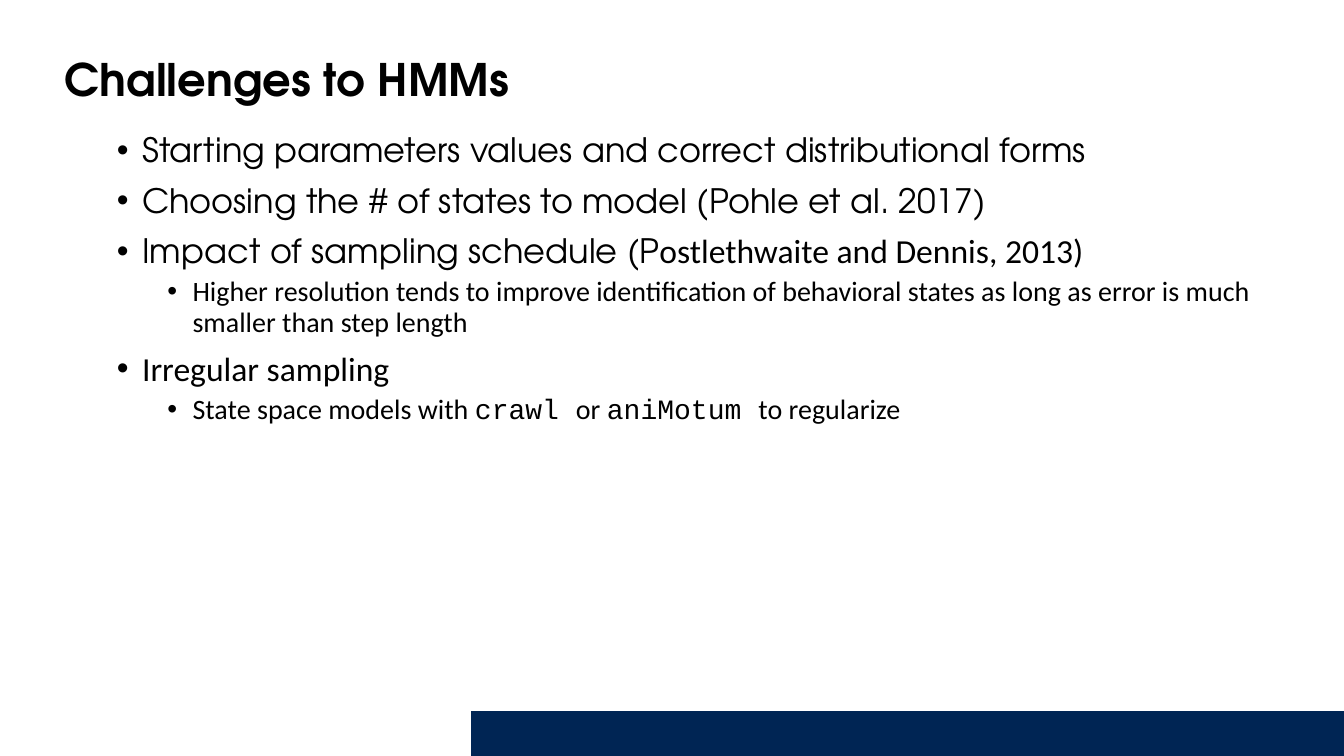
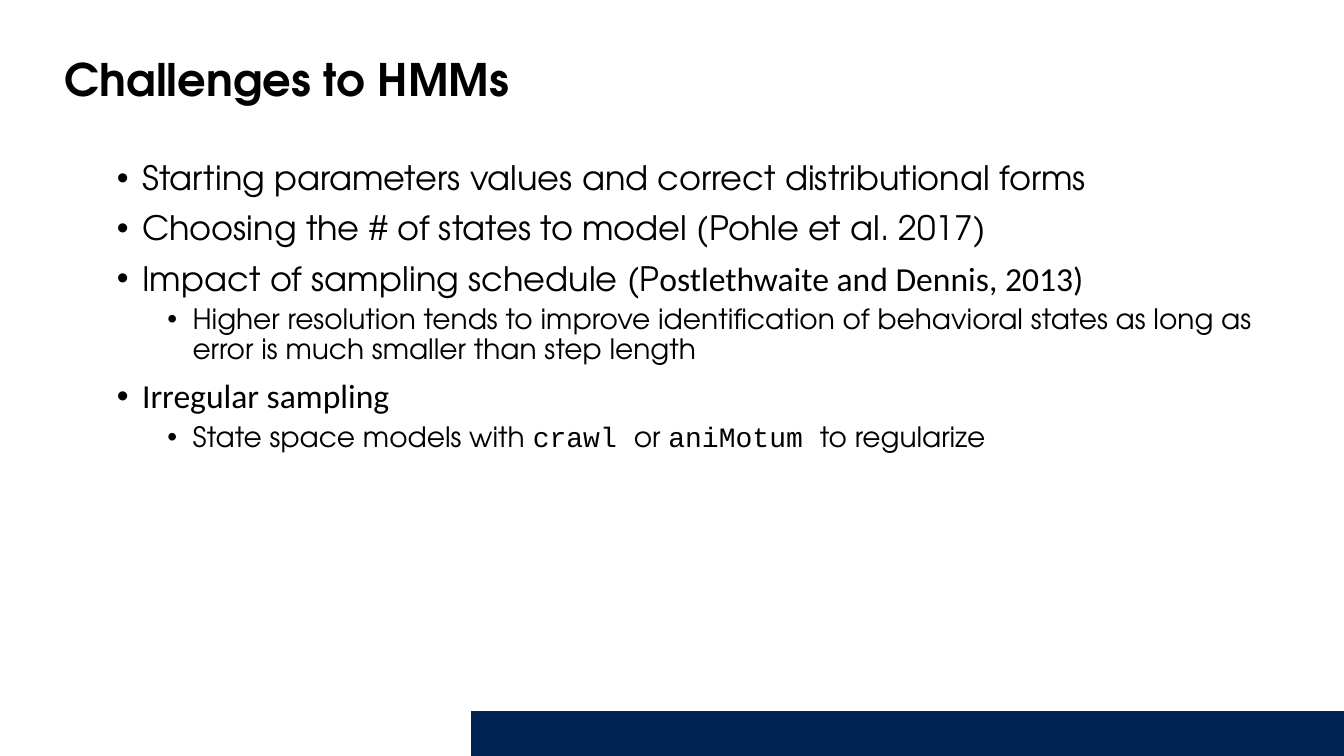
Before and after one commit to Smithsonian/Introduction_HMM, a slide deck: slide 13 of Presentation/IntroAnimalMovements_HMMs.pptx. Drawn at 1344x756 pixels with LibreOffice and Linux fonts; fonts in the diff are those of the drawing; background and template pictures are left out. Boxes give left, top, right and bottom in pixels: in the first picture for what was removed or moved away, otherwise in the second. Text is boxed around its words. In the diff, an @@ line names an element or a change of style, - is before the commit and + after.

```diff
--- a/Presentation/IntroAnimalMovements_HMMs.pptx
+++ b/Presentation/IntroAnimalMovements_HMMs.pptx
@@ text "Starting parameters values and correct ...": place and size @@
-text "Starting parameters values and correct ..." at (142, 136, 1250, 424)
+text "Starting parameters values and correct ..." at (142, 164, 1251, 453)
@@ text at (193, 308, 1251, 453): font Calibri to TeX Gyre Adventor in "Higher resolution tends to improve identification of ...", "State space models with or to regularize" @@
```
Also in this commit, not shown: 8 other slides changed, 4 slides added, 4 slides removed.
